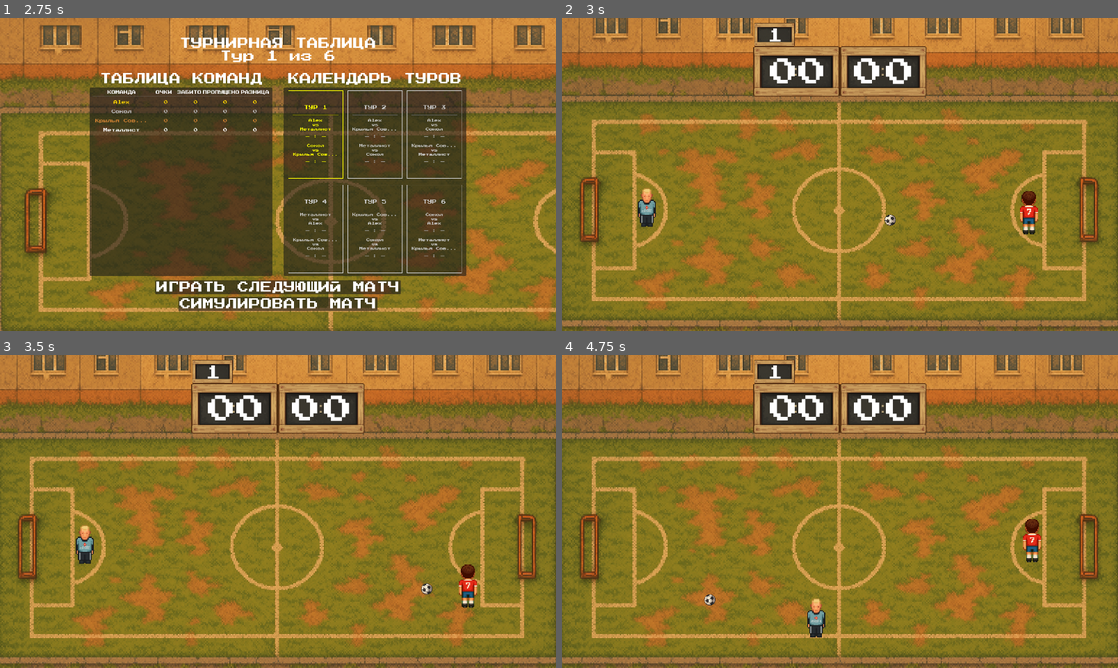
Above: before the commit, frames 1-4 (two rows, left to right).
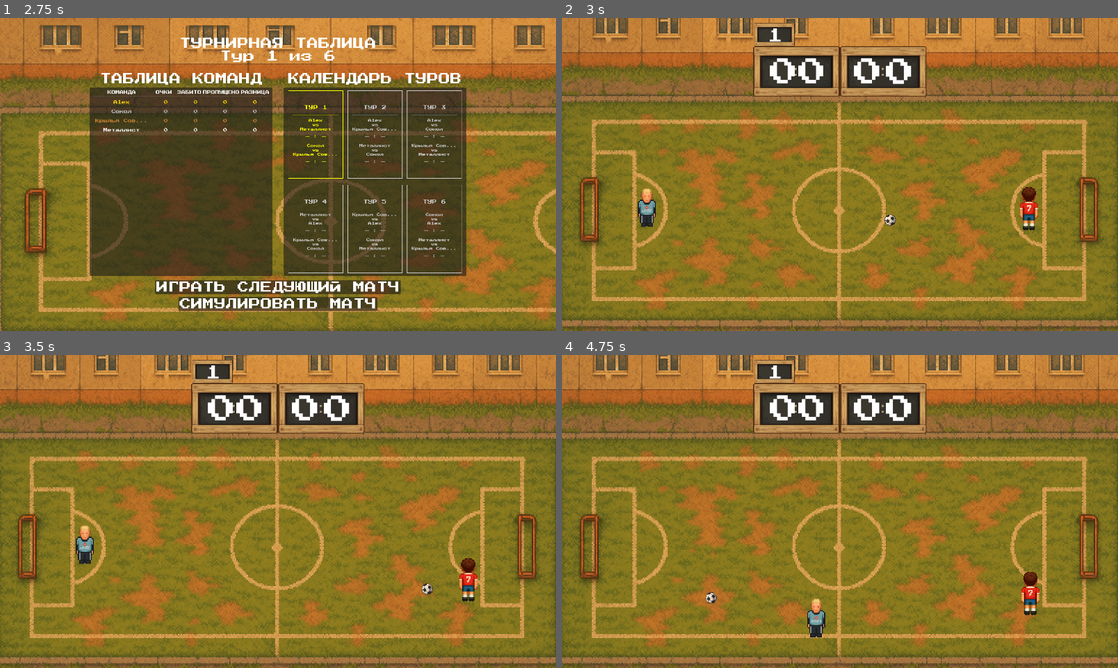
Above: after the commit, the same moments.

Repository: supervi5w4/footballpong
Game: Godot game, scene res://scenes/menu.tscn
Same seed, same stepped clock (60 frames per second), same inputs: the game is played once before the commit and once after it.
Inputs (mouse positions are in pixels of both pictures, inside the frame that each line leads up to):
- Up to frame 1 (2.75 s): click "Турнир" at 0.5 s; click (278, 193) at 1.27 s; type "Alex" at 1.35 s; click "Начать турнир" at 2 s
- Up to frame 2 (3 s): click "ИГРАТЬ СЛЕДУЮЩИЙ МАТЧ" at 2.75 s
- Up to frame 3 (3.5 s): no input
- Up to frame 4 (4.75 s): tap Enter (ui_accept) at 3.5, 3.77, 4.52 s; hold Right (ui_right) 3.53-4.28 s; tap R at 3.6 s; hold Down (ui_down) from 4.28 s (still down); tap I at 4.35 s

Frame 1 is identical in both runs. In frame 2, 0.3% of the frame differs, in the area x 82-86%, y 54-70%; in frame 3, 0.4%; in frame 4, 0.8%, in the area x 25-87%, y 52-84%.
Error in both runs: Invalid assignment of property or key 'current_half' with value of type 'int' on a base object of type 'Node (score_manager.gd)'. (res://scenes/tournament_cont…

Commit message:
Add files via upload

Diff:
--- a/scenes/ai_paddle.gd
+++ b/scenes/ai_paddle.gd
@@ -16,6 +16,7 @@
 @export_range(0.0, 1.0, 0.01) var skill: float = 0.85
 @export_enum("aggressive", "balanced", "defensive") var behaviour_style: String = "balanced"
 @export_range(0.0, 1.0, 0.01) var aggression: float = 0.5  # 0 — сдержанно, 1 — навязчиво
+@export_range(0.0, 2.0, 0.1) var spin_influence: float = 1.0  # Влияние спина на предсказание (0 = без спина, 2 = сильное влияние)
 
 @export var ball_path: NodePath
 @export var player_path: NodePath
@@ -56,11 +57,17 @@
 var _smooth_target_pos: Vector2 = Vector2.ZERO  # Плавная цель для движения
 var _time_to_next_think: float = 0.0
 var _fake_timer: float = 0.0
+var _direction_change_delay: float = 0.0  # Задержка при смене направления для низких навыков
 var start_pos: Vector2 = Vector2.ZERO
 var _is_first_hit: bool = true
 var _smooth_factor: float = 0.15  # Фактор плавности (0.1 = очень плавно, 0.3 = быстро)
 var _game_node: Node = null
 var _scale_factor: Vector2 = Vector2.ONE
+
+# ---------------- Player Shot History ----------------
+var player_shot_history: Array[float] = []  # История Y-позиций ударов игрока
+const MAX_SHOT_HISTORY: int = 5  # Максимальная длина истории
+const MIN_SHOT_HISTORY: int = 1  # Минимальная длина истории для низких навыков
 
 # ---------------- Dynamic Field Properties ----------------
 func get_field_size() -> Vector2:
@@ -116,7 +123,38 @@
 	_state = State.DEFEND
 	_time_to_next_think = 0.0
 	_fake_timer = 0.0
+	_direction_change_delay = 0.0  # Сбрасываем задержку смены направления
 	_is_first_hit = true
+	# Очищаем историю ударов при сбросе позиции
+	player_shot_history.clear()
+
+# ---------------- Player Shot History Functions ----------------
+func record_player_shot() -> void:
+	"""Записывает Y-позицию мяча при ударе игрока"""
+	if _ball:
+		player_shot_history.append(_ball.global_position.y)
+
+		# Ограничиваем длину истории в зависимости от навыков
+		var max_history_length = MIN_SHOT_HISTORY if skill < 0.5 else MAX_SHOT_HISTORY
+
+		# Удаляем старые записи, если превышен лимит
+		while player_shot_history.size() > max_history_length:
+			player_shot_history.pop_front()
+
+func get_average_shot_position() -> float:
+	"""Возвращает среднее значение Y-позиций из истории ударов"""
+	if player_shot_history.is_empty():
+		return 0.0
+
+	var sum: float = 0.0
+	for shot_y in player_shot_history:
+		sum += shot_y
+
+	return sum / player_shot_history.size()
+
+func should_use_shot_history() -> bool:
+	"""Определяет, следует ли использовать историю ударов"""
+	return skill > 0.8 and player_shot_history.size() >= 2
 
 func set_start_position(pos: Vector2) -> void:
 	"""Устанавливает новую стартовую позицию ракетки"""
@@ -141,6 +179,7 @@
 	_move()
 	_handle_ball_collisions()
 	_check_first_hit_reset()
+	_detect_player_shot()
 
 # ------------ Collision & First-hit helpers ------------
 func _handle_ball_collisions() -> void:
@@ -172,6 +211,34 @@
 			if rb is Ball:
 				rb.boost_speed()
 
+# ------------ Player Shot Detection ------------
+func _detect_player_shot() -> void:
+	"""Определяет удар игрока и записывает его в историю"""
+	if not _ball or not _player:
+		return
+
+	# Проверяем, что мяч движется от игрока к AI
+	var ball_velocity = _ball.linear_velocity
+	var ball_to_ai = (global_position - _ball.global_position).normalized()
+	var velocity_toward_ai = ball_velocity.dot(ball_to_ai) > 0.0
+
+	# Проверяем, что мяч находится на стороне игрока
+	var ball_on_player_side = (defends_right_side and _ball.global_position.x < get_half_field_x()) or \
+							 (not defends_right_side and _ball.global_position.x > get_half_field_x())
+
+	# Проверяем, что мяч достаточно близко к игроку (возможно, был удар)
+	var distance_to_player = _ball.global_position.distance_to(_player.global_position)
+	var close_to_player = distance_to_player < 150.0  # Уменьшили порог для более точного определения
+
+	# Проверяем, что мяч имеет достаточную скорость (признак удара)
+	var ball_speed = ball_velocity.length()
+	var sufficient_speed = ball_speed > 400.0
+
+	# Если мяч движется к AI с достаточной скоростью и был близко к игроку
+	if velocity_toward_ai and ball_on_player_side and close_to_player and sufficient_speed:
+		# Записываем удар
+		record_player_shot()
+
 func _check_first_hit_reset() -> void:
 	if not _is_first_hit:
 		var left_side: bool = _ball.global_position.x < get_half_field_x()
@@ -181,7 +248,8 @@
 func _schedule_next_think() -> void:
 	var style: Dictionary = STYLE_DB.get(behaviour_style, STYLE_DB["balanced"])
 	var weak := 1.0 - skill
-	var react := REACTION_BASE + weak * weak * 0.4
+	# Увеличиваем реакцию в зависимости от (1 - skill)^2 для низких навыков
+	var react := REACTION_BASE + pow(weak, 2.0) * 0.6
 	react *= randf_range(0.8, 1.4) * float(style.error_mult) * (1.0 + weak)
 	# Увеличиваем интервал обновления для более плавного движения
 	react *= 1.5  # Увеличили интервал на 50%
@@ -265,7 +333,11 @@
 				State.DEFEND:
 					_target_pos = _goal_pos(ball_pos)
 				State.INTERCEPT:
-					_target_pos = _predict_intercept()
+					# Используем предсказание с учётом спина для высоких навыков
+					if skill > 0.85:
+						_target_pos = _predict_intercept_with_spin()
+					else:
+						_target_pos = _predict_intercept()
 				State.BLOCK_PLAYER:
 					_target_pos = _block_pos(player_pos)
 				State.FAKE:
@@ -288,7 +360,23 @@
 # ------------ Helper Calculations ---------------
 func _goal_pos(ball_pos: Vector2) -> Vector2:
 	var my_goal: Vector2 = get_goal_right() if defends_right_side else goal_left
-	return my_goal.lerp(ball_pos, 0.25)
+	var base_pos = my_goal.lerp(ball_pos, 0.25)
+
+	# Используем историю ударов для корректировки позиции на высоких навыках
+	if should_use_shot_history():
+		var avg_shot_y = get_average_shot_position()
+		var field_size = get_field_size()
+
+		# Смещаем целевую позицию в сторону среднего значения истории
+		var history_bias = 0.3  # Сила влияния истории (0.0 - 1.0)
+		var target_y = lerp(base_pos.y, avg_shot_y, history_bias)
+
+		# Ограничиваем позицию в пределах поля
+		target_y = clamp(target_y, 80.0, field_size.y - 80.0)
+
+		return Vector2(base_pos.x, target_y)
+
+	return base_pos
 
 func _attack_pos(ball_pos: Vector2) -> Vector2:
 	var enemy_goal: Vector2 = goal_left if defends_right_side else get_goal_right()
@@ -301,7 +389,12 @@
 	return Vector2(player_pos.x, clamp(player_pos.y + offset_y, 80.0, field_size.y - 80))
 
 func _high_speed_pos(ball_pos: Vector2) -> Vector2:
-	var intercept: Vector2 = _predict_intercept()
+	# Используем предсказание с учётом спина для высоких навыков
+	var intercept: Vector2
+	if skill > 0.85:
+		intercept = _predict_intercept_with_spin()
+	else:
+		intercept = _predict_intercept()
 	return intercept.lerp(_goal_pos(ball_pos), 0.5)
 
 func _edge_guard_pos(ball_pos: Vector2) -> Vector2:
@@ -389,6 +482,62 @@
 		y = period - y
 	return Vector2(paddle_x, clamp(y, 80.0, height - 80.0))
 
+func _predict_intercept_with_spin() -> Vector2:
+	"""
+	Предсказывает точку перехвата мяча с учётом его спина (angular_velocity).
+	Спин влияет на траекторию мяча, создавая эффект Магнуса.
+	"""
+	var paddle_x: float = global_position.x
+	var p: Vector2 = _ball.global_position
+	var v: Vector2 = _ball.linear_velocity
+	var spin: float = _ball.angular_velocity
+
+	if is_zero_approx(v.x):
+		return p
+
+	var t: float = (paddle_x - p.x) / v.x
+	if t < 0.0:
+		return p
+
+	# Базовое предсказание без спина
+	var base_y: float = p.y + v.y * t
+
+	# Влияние спина на траекторию (эффект Магнуса)
+	# Спин создаёт боковую силу, перпендикулярную направлению движения
+	var spin_effect: float = 0.0
+	if not is_zero_approx(spin):
+		# Коэффициент влияния спина (зависит от размера мяча и плотности воздуха)
+		var spin_coefficient: float = 0.00015  # Настраиваемый коэффициент
+
+		# Скорость мяча
+		var ball_speed: float = v.length()
+
+		# Время полёта до ракетки
+		var flight_time: float = t
+
+		# Эффект спина на вертикальное смещение
+		# Положительный спин (по часовой стрелке) отклоняет мяч вниз
+		# Отрицательный спин (против часовой стрелки) отклоняет мяч вверх
+		spin_effect = spin * spin_coefficient * ball_speed * flight_time * flight_time * 0.5
+
+		# Применяем настройку влияния спина
+		spin_effect *= spin_influence
+
+	# Финальная позиция с учётом спина
+	var final_y: float = base_y + spin_effect
+
+	# Обработка отскоков от стен
+	var field_size = get_field_size()
+	var height: float = field_size.y
+	var period: float = height * 2.0
+
+	# Применяем периодичность для отскоков
+	final_y = fposmod(final_y, period)
+	if final_y > height:
+		final_y = period - final_y
+
+	return Vector2(paddle_x, clamp(final_y, 80.0, height - 80.0))
+
 func _dodge_pos(ball_pos: Vector2) -> Vector2:
 	var field_size = get_field_size()
 	var dir_y: float = sign(global_position.y - ball_pos.y)
@@ -429,8 +578,24 @@
 
 	dir = dir.normalized()
 
-	# Уменьшаем джиттер для более плавного движения
-	var jitter_mag: float = (1.0 - skill) * 0.3  # Уменьшили с 0.5 до 0.3
+	# Задержка при смене направления для низких навыков
+	if skill < 0.5:
+		var current_dir = velocity.normalized() if not velocity.is_zero_approx() else Vector2.ZERO
+		var direction_change = current_dir.dot(dir) < 0.5  # Значительное изменение направления
+
+		if direction_change and _direction_change_delay <= 0.0:
+			_direction_change_delay = lerp(0.1, 0.0, skill)  # Задержка от 0.1 до 0.0 секунд
+
+		if _direction_change_delay > 0.0:
+			_direction_change_delay -= get_physics_process_delta_time()
+			# Во время задержки продолжаем движение в текущем направлении
+			if not velocity.is_zero_approx():
+				move_and_slide()
+				_clamp_x()
+				return
+
+	# Усиливаем джиттер для низких навыков, уменьшаем для высоких
+	var jitter_mag: float = pow(1.0 - skill, 1.5) * 0.5  # Усилили джиттер для низких навыков
 	var speed_jitter: float = randf_range(1.0 - jitter_mag, 1.0 + jitter_mag)
 	var speed: float = BASE_SPEED * float(style.speed_mul) * speed_jitter * lerp(0.4, 1.0, skill)
 
--- a/scenes/tournament_controller.gd
+++ b/scenes/tournament_controller.gd
@@ -103,18 +103,60 @@
 func _apply_ai_tuning() -> void:
 	if ai == null:
 		return
-	if ai.skill > 0.9:
-		ai.behaviour_style = "aggressive"
-		ai.max_bounces = 5
-		ai.aggression = 0.8
-	elif ai.skill > 0.8:
-		ai.behaviour_style = "balanced"
-		ai.max_bounces = 3
-		ai.aggression = 0.5
+
+	# Получаем информацию о сопернике
+	var opponent_name: String = ""
+	var idx: int = Score.current_match
+	if idx >= 0 and idx < Score.matches.size():
+		var m: Dictionary = Score.matches[idx]
+		var home: String = String(m["home"])
+		var player_is_home: bool = (home == Score.player_team_name)
+		opponent_name = String(m["away"]) if player_is_home else String(m["home"])
+
+	# Пытаемся получить ai_style из команды соперника
+	var opponent: Dictionary = Score.get_team_dict(opponent_name)
+	var ai_style: String = opponent.get("ai_style", "")
+
+	# Базовые значения для настройки
+	var base_aggression: float = 0.5
+	var base_max_bounces: int = 3
+
+	# Если ai_style задан, используем его как базу
+	if not ai_style.is_empty():
+		ai.behaviour_style = ai_style
+		# Настраиваем базовые параметры в зависимости от стиля
+		match ai_style:
+			"aggressive":
+				base_aggression = 0.8
+				base_max_bounces = 5
+			"balanced":
+				base_aggression = 0.5
+				base_max_bounces = 3
+			"defensive":
+				base_aggression = 0.3
+				base_max_bounces = 2
 	else:
-		ai.behaviour_style = "defensive"
-		ai.max_bounces = 2
-		ai.aggression = 0.3
+		# Если ai_style отсутствует, используем логику на основе skill
+		if ai.skill > 0.9:
+			ai.behaviour_style = "aggressive"
+			base_aggression = 0.8
+			base_max_bounces = 5
+		elif ai.skill > 0.8:
+			ai.behaviour_style = "balanced"
+			base_aggression = 0.5
+			base_max_bounces = 3
+		else:
+			ai.behaviour_style = "defensive"
+			base_aggression = 0.3
+			base_max_bounces = 2
+
+	# Применяем базовые настройки, но не перезаписываем динамически измененные значения
+	ai.max_bounces = base_max_bounces
+
+	# Устанавливаем aggression только если она не была изменена динамически
+	# (проверяем, что она близка к базовому значению или меньше)
+	if abs(ai.aggression - base_aggression) < 0.1 or ai.aggression < base_aggression:
+		ai.aggression = base_aggression
 
 func _on_score_changed(left: int, right: int) -> void:
 	if ai == null:
@@ -122,6 +164,48 @@
 	# Параметры left/right уже отражают голы игрока и соперника
 	var diff: int = left - right
 	ai.skill = clamp(base_skill + diff * 0.1, SKILL_MIN, SKILL_MAX)
+	_apply_ai_tuning()
+
+func _process(delta: float) -> void:
+	"""Вызывается каждый кадр для обновления сложности ИИ"""
+	_update_ai_difficulty(delta)
+
+func _update_ai_difficulty(delta_time: float) -> void:
+	"""Динамически изменяет сложность ИИ на основе времени и счета"""
+	if ai == null or match_timer == null:
+		return
+
+	# Получаем оставшееся время
+	var remaining_time = match_timer.get_remaining_time()
+
+	# Получаем текущий счет
+	var player_score = Score.left
+	var ai_score = Score.right
+	var score_diff = player_score - ai_score
+
+	# Константы для настройки
+	const TIME_CRITICAL = 300.0  # 5 минут до конца матча
+	const SCORE_ADVANTAGE = 2    # Разница в 2 гола считается преимуществом
+	const SKILL_BOOST = 0.15     # Увеличение skill при проигрыше
+	const AGGRESSION_BOOST = 0.2 # Увеличение aggression при проигрыше
+	const AGGRESSION_REDUCE = 0.1 # Уменьшение aggression при выигрыше
+
+	# Если ИИ проигрывает и времени мало
+	if score_diff > 0 and remaining_time < TIME_CRITICAL:
+		# Увеличиваем skill и aggression
+		ai.skill = clamp(ai.skill + SKILL_BOOST * delta_time, SKILL_MIN, SKILL_MAX)
+		ai.aggression = clamp(ai.aggression + AGGRESSION_BOOST * delta_time, 0.0, 1.0)
+		print("ИИ активирован: skill=%.2f, aggression=%.2f (время: %.1f, счет: %d:%d)" %
+			  [ai.skill, ai.aggression, remaining_time, player_score, ai_score])
+
+	# Если ИИ выигрывает с запасом
+	elif score_diff < -SCORE_ADVANTAGE:
+		# Снижаем aggression для баланса
+		ai.aggression = clamp(ai.aggression - AGGRESSION_REDUCE * delta_time, 0.0, 1.0)
+		print("ИИ снижает агрессию: aggression=%.2f (счет: %d:%d)" %
+			  [ai.aggression, player_score, ai_score])
+
+	# Применяем настройки стиля
 	_apply_ai_tuning()
 
 func _on_period_changed(period: int) -> void:
--- a/scenes/tournament_menu.gd
+++ b/scenes/tournament_menu.gd
@@ -4,38 +4,38 @@
 @onready var team_name_input: LineEdit = %TeamNameInput
 @onready var start_btn: Button = %StartBtn
 
-# ► Пул 30 клубов с коэффициентом силы (0.10..1.00)
+# ► Пул 30 клубов с коэффициентом силы (0.10..1.00) и стилем ИИ
 const BOT_POOL: Array[Dictionary] = [
-	{"name":"Спартак", "strength": 1.00},
-	{"name":"ЦСКА", "strength": 0.97},
-	{"name":"Зенит", "strength": 0.94},
-	{"name":"Динамо Москва", "strength": 0.91},
-	{"name":"Динамо Киев", "strength": 0.88},
-	{"name":"Шахтёр", "strength": 0.84},
-	{"name":"Торпедо", "strength": 0.81},
-	{"name":"Локомотив", "strength": 0.78},
-	{"name":"Динамо Минск", "strength": 0.75},
-	{"name":"Днепр", "strength": 0.72},
-	{"name":"Нефтчи", "strength": 0.69},
-	{"name":"Кайрат", "strength": 0.66},
-	{"name":"Черноморец", "strength": 0.63},
-	{"name":"Арарат", "strength": 0.60},
-	{"name":"Пахтакор", "strength": 0.57},
-	{"name":"Заря", "strength": 0.53},
-	{"name":"Металлист", "strength": 0.50},
-	{"name":"Ростсельмаш", "strength": 0.47},
-	{"name":"Кубань", "strength": 0.44},
-	{"name":"Уралмаш", "strength": 0.41},
-	{"name":"СКА Ростов", "strength": 0.38},
-	{"name":"Таврия", "strength": 0.35},
-	{"name":"Жальгирис", "strength": 0.32},
-	{"name":"Крылья Советов", "strength": 0.29},
-	{"name":"Сокол", "strength": 0.26},
-	{"name":"Анжи", "strength": 0.22},
-	{"name":"Судостроитель", "strength": 0.19},
-	{"name":"Нистру", "strength": 0.16},
-	{"name":"Спартак Орёл", "strength": 0.13},
-	{"name":"Металлург Зап.", "strength": 0.10},
+	{"name":"Спартак", "strength": 1.00, "ai_style": "aggressive"},
+	{"name":"ЦСКА", "strength": 0.97, "ai_style": "aggressive"},
+	{"name":"Зенит", "strength": 0.94, "ai_style": "balanced"},
+	{"name":"Динамо Москва", "strength": 0.91, "ai_style": "balanced"},
+	{"name":"Динамо Киев", "strength": 0.88, "ai_style": "balanced"},
+	{"name":"Шахтёр", "strength": 0.84, "ai_style": "balanced"},
+	{"name":"Торпедо", "strength": 0.81, "ai_style": "defensive"},
+	{"name":"Локомотив", "strength": 0.78, "ai_style": "defensive"},
+	{"name":"Динамо Минск", "strength": 0.75, "ai_style": "defensive"},
+	{"name":"Днепр", "strength": 0.72, "ai_style": "balanced"},
+	{"name":"Нефтчи", "strength": 0.69, "ai_style": "defensive"},
+	{"name":"Кайрат", "strength": 0.66, "ai_style": "defensive"},
+	{"name":"Черноморец", "strength": 0.63, "ai_style": "defensive"},
+	{"name":"Арарат", "strength": 0.60, "ai_style": "defensive"},
+	{"name":"Пахтакор", "strength": 0.57, "ai_style": "defensive"},
+	{"name":"Заря", "strength": 0.53, "ai_style": "defensive"},
+	{"name":"Металлист", "strength": 0.50, "ai_style": "defensive"},
+	{"name":"Ростсельмаш", "strength": 0.47, "ai_style": "defensive"},
+	{"name":"Кубань", "strength": 0.44, "ai_style": "defensive"},
+	{"name":"Уралмаш", "strength": 0.41, "ai_style": "defensive"},
+	{"name":"СКА Ростов", "strength": 0.38, "ai_style": "defensive"},
+	{"name":"Таврия", "strength": 0.35, "ai_style": "defensive"},
+	{"name":"Жальгирис", "strength": 0.32, "ai_style": "defensive"},
+	{"name":"Крылья Советов", "strength": 0.29, "ai_style": "defensive"},
+	{"name":"Сокол", "strength": 0.26, "ai_style": "defensive"},
+	{"name":"Анжи", "strength": 0.22, "ai_style": "defensive"},
+	{"name":"Судостроитель", "strength": 0.19, "ai_style": "defensive"},
+	{"name":"Нистру", "strength": 0.16, "ai_style": "defensive"},
+	{"name":"Спартак Орёл", "strength": 0.13, "ai_style": "defensive"},
+	{"name":"Металлург Зап.", "strength": 0.10, "ai_style": "defensive"},
 ]
 
 func _ready() -> void:
@@ -48,6 +48,7 @@
 	d["points"] = 0
 	d["goals_for"] = 0
 	d["goals_against"] = 0
+	d["ai_style"] = d.get("ai_style", "balanced")  # Значение по умолчанию "balanced"
 	return d
 
 func _on_start_pressed() -> void:
@@ -76,7 +77,7 @@
 
 	# 4) формируем teams_data
 	var teams_data: Array[Dictionary] = [
-		{"name": player_name, "strength": 0.90, "points": 0, "goals_for": 0, "goals_against": 0},
+		{"name": player_name, "strength": 0.90, "points": 0, "goals_for": 0, "goals_against": 0, "ai_style": "balanced"},
 		_augment_bot(b1),
 		_augment_bot(b2),
 		_augment_bot(b3),
